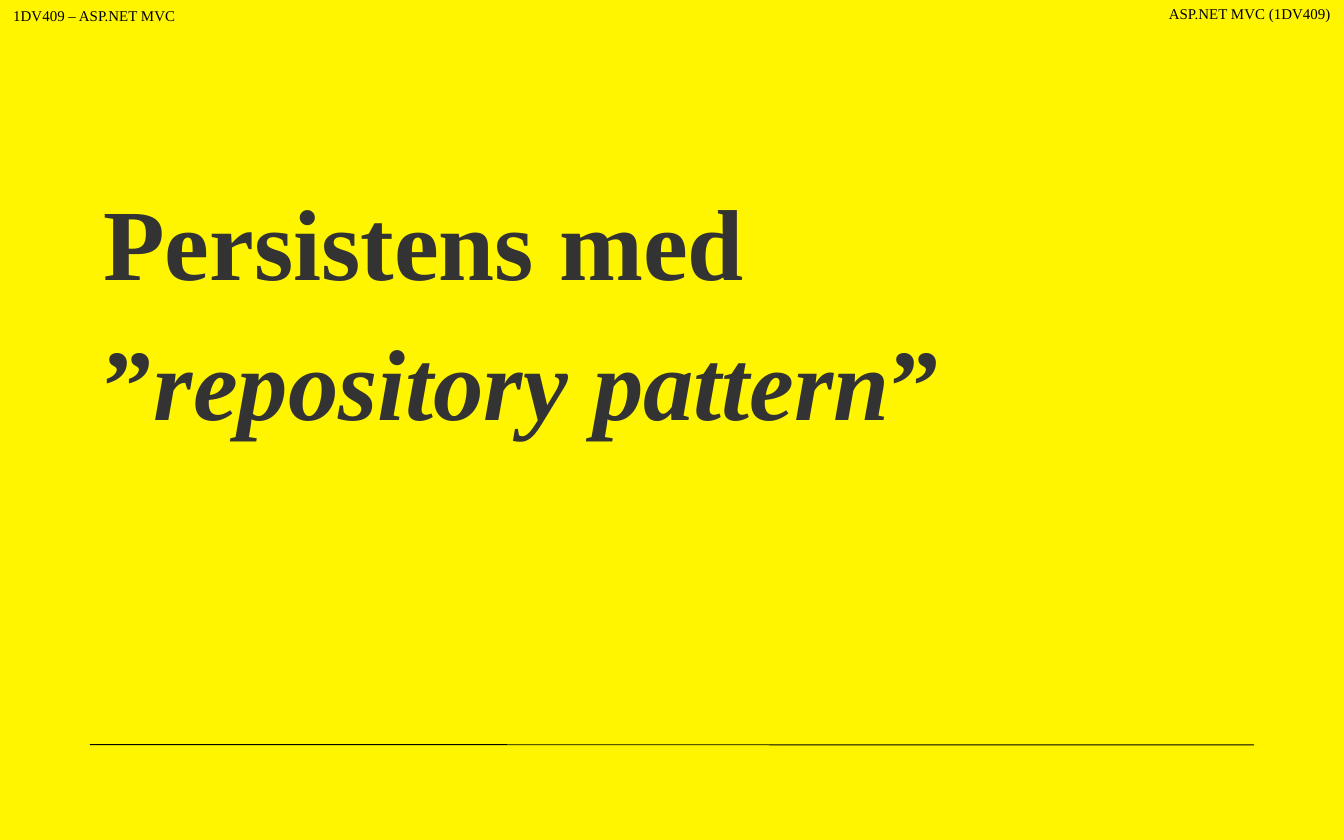
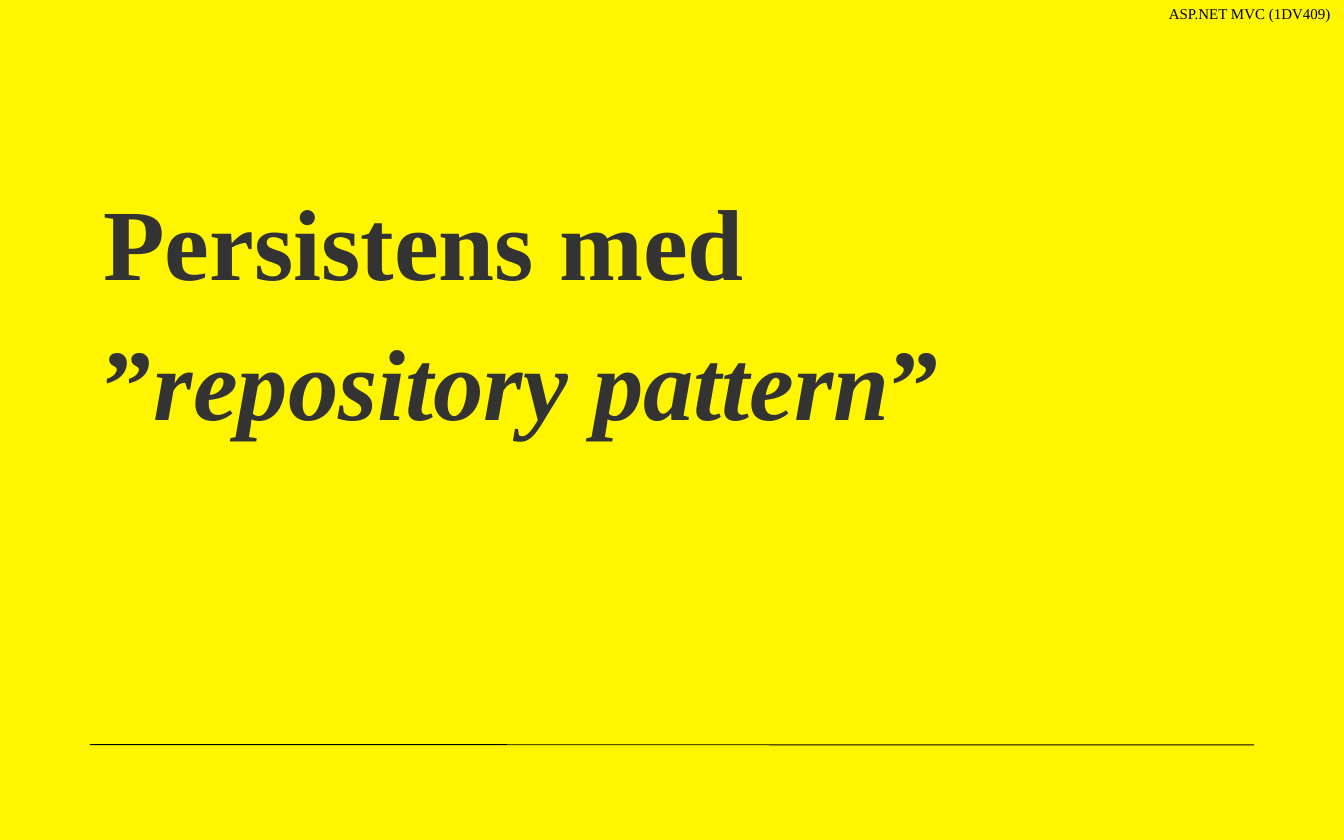
Before and after one commit to 1dv409/kursmaterial, a slide deck: slide 1 of Presentationsmaterial/Dokument/1.4 Persistens med repository pattern.pptx. Drawn at 1344x840 pixels with LibreOffice and Linux fonts; fonts in the diff are those of the drawing; background and template pictures are left out. Boxes give left, top, right and bottom in pixels: in the first picture for what was removed or moved away, otherwise in the second. Text is boxed around its words. In the diff, an @@ line names an element or a change of style, - is before the commit and + after.

```diff
--- a/Presentationsmaterial/Dokument/1.4 Persistens med repository pattern.pptx
+++ b/Presentationsmaterial/Dokument/1.4 Persistens med repository pattern.pptx
@@ text removed at bbox=[13, 11, 175, 21] @@
-1DV409 – ASP.NET MVC
```
Also in this commit, not shown: 9 other slides changed, 5 other files.
